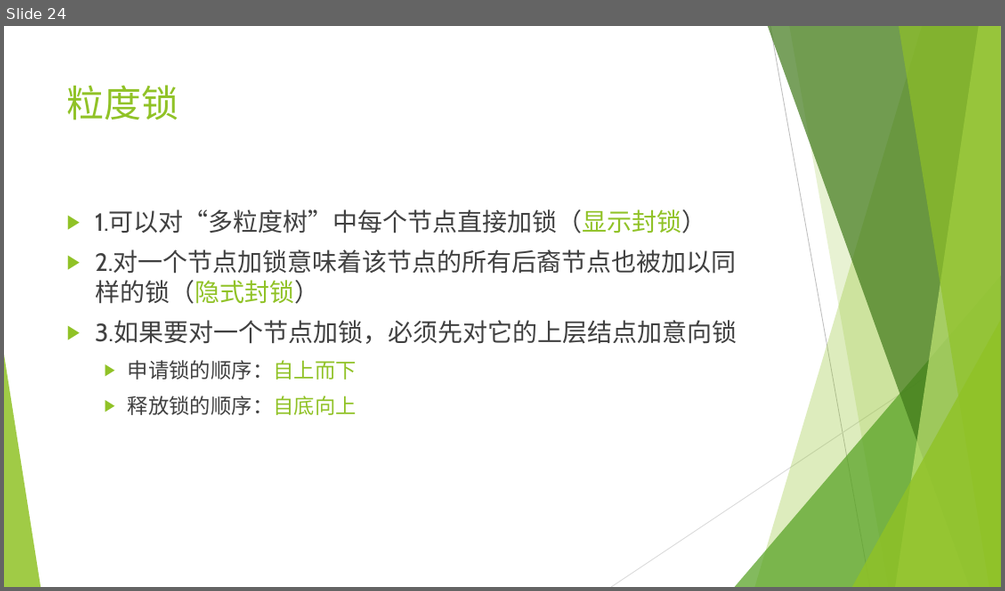
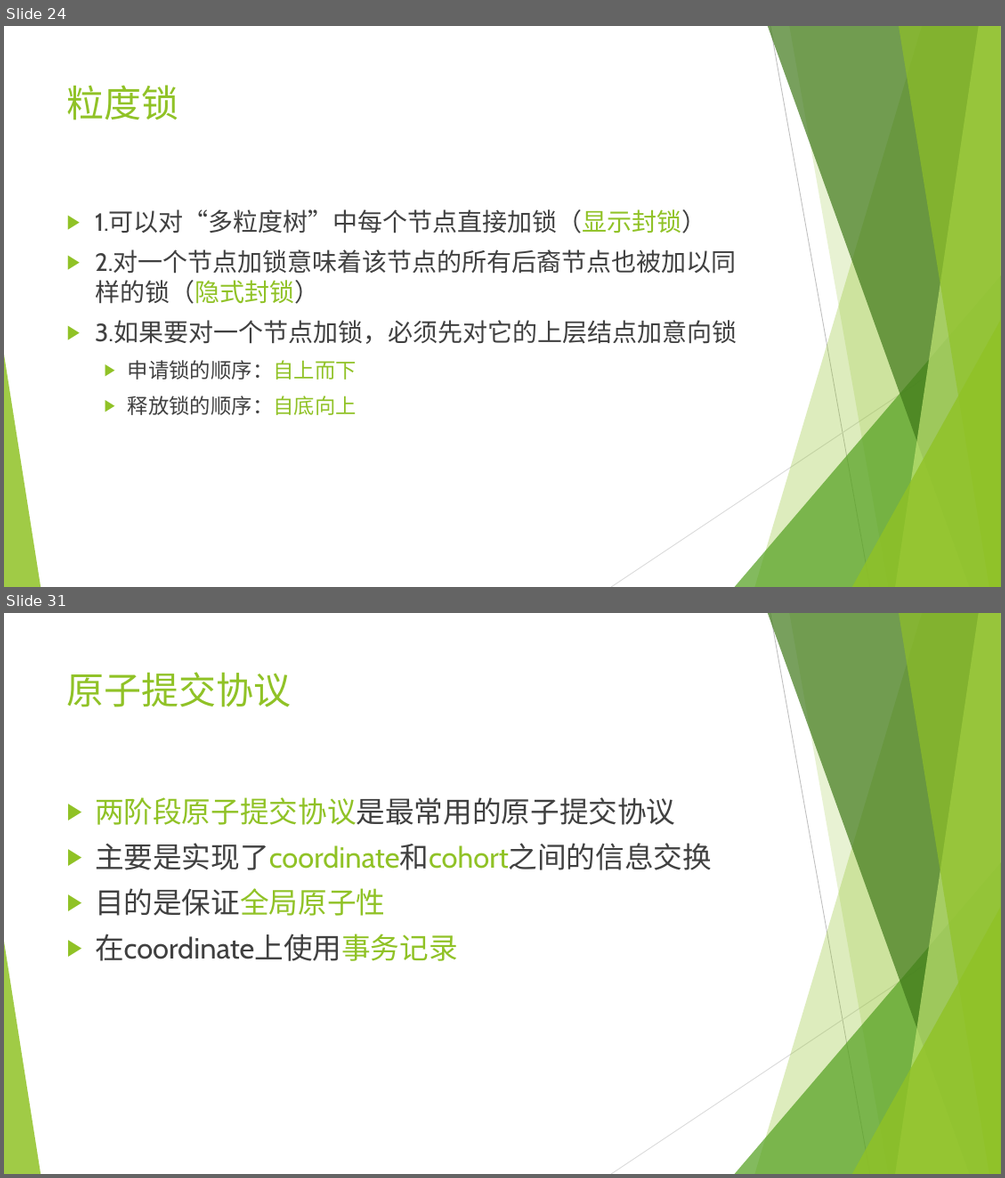
Before and after one commit to jkfhklh/database, a slide deck: 数据库 DZ1533016 刘子凡.pptx. Shown one above the other, each under a label of ours: slide 24 before the commit, slides 24 and 31 after it; the slides between them are not shown. The pictures are 1005x591 and 1005x1178 pixels, drawn with LibreOffice and Linux fonts; fonts in the diff are those of the drawing. Boxes give left, top, right and bottom in pixels: in the first picture for what was removed or moved away, otherwise in the second. Text is boxed around its words. In the diff, an @@ line names an element or a change of style, - is before the commit and + after.

```diff
--- a/数据库 DZ1533016 刘子凡.pptx
+++ b/数据库 DZ1533016 刘子凡.pptx
@@ slide 31 added at (4, 613, 1001, 1174), background #FFFFFF; not listed: 10 template elements that a slide beside it also shows @@
@@ title added at (67, 672, 291, 707), 36 pt, text #90C226 @@
+原子提交协议
@@ text added at (95, 797, 712, 961), 28 pt, text #404040 @@
+▶ 两阶段原子提交协议是最常用的原子提交协议
+▶ 主要是实现了coordinate和cohort之间的信息交换
+▶ 目的是保证全局原子性
+▶ 在coordinate上使用事务记录
```
Also in this commit, not shown: 1 slide changed, 15 other slides added, 1 other file.
